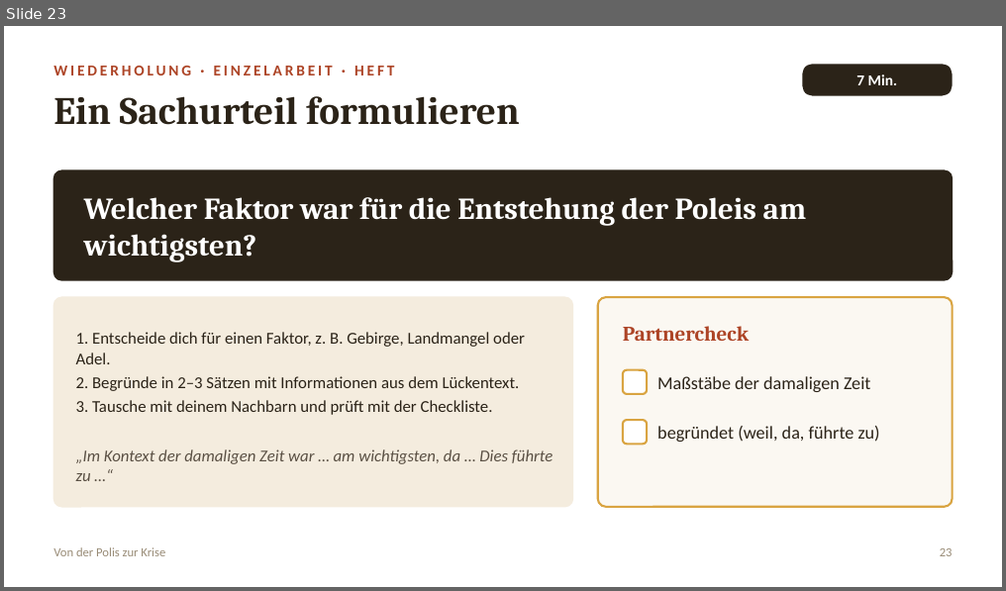
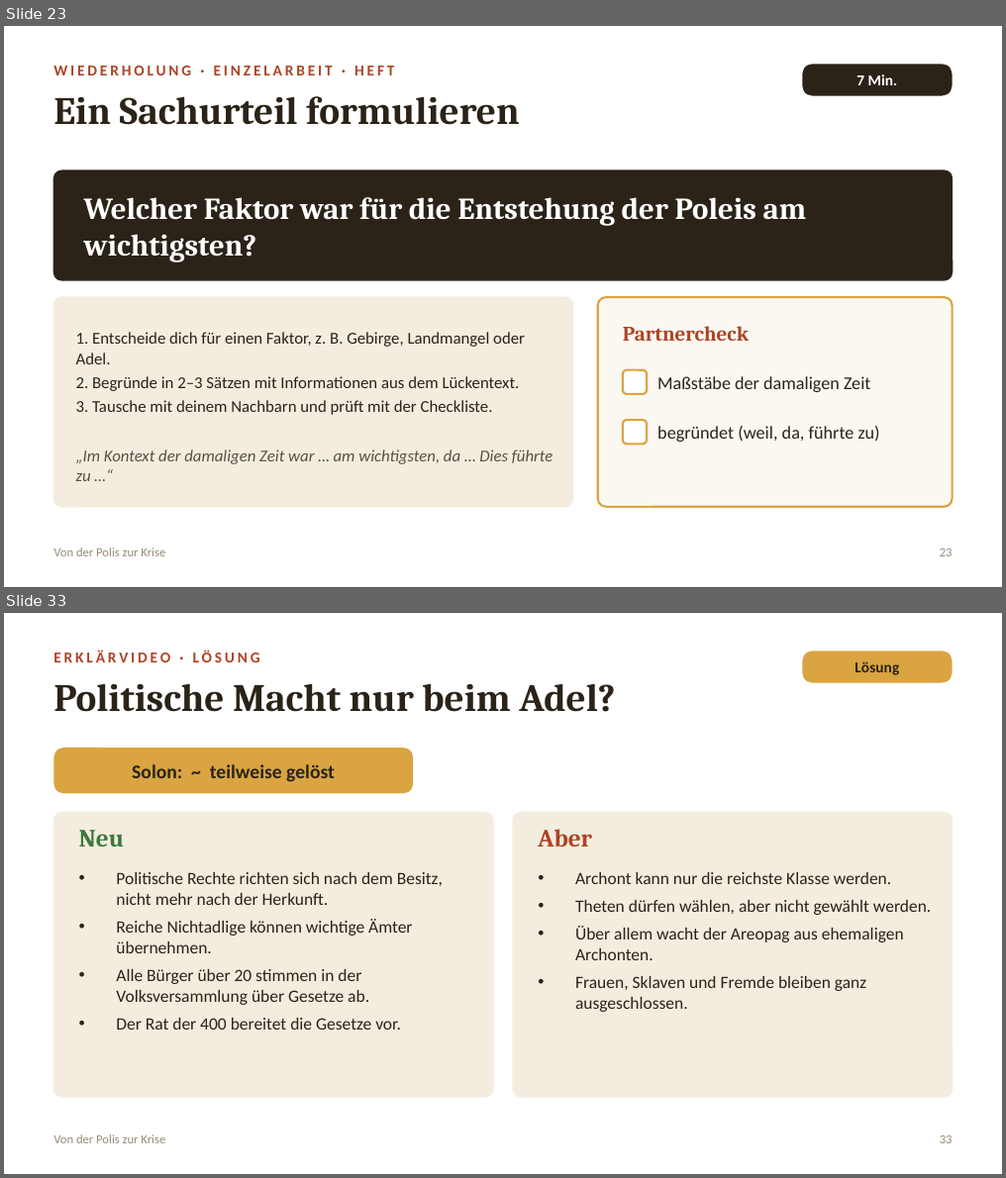
Before and after one commit to golzkonstantin-gif/Schule, a slide deck: Geschichte_11/Doppelstunde_Solon/Folien_Doppelstunde_Drakon_Solon.pptx. Shown one above the other, each under a label of ours: slide 23 before the commit, slides 23 and 33 after it; the slides between them are not shown. The pictures are 1006x591 and 1006x1178 pixels, drawn with LibreOffice and Linux fonts; fonts in the diff are those of the drawing. Boxes give left, top, right and bottom in pixels: in the first picture for what was removed or moved away, otherwise in the second. Text is boxed around its words. In the diff, an @@ line names an element or a change of style, - is before the commit and + after.

```diff
--- a/Geschichte_11/Doppelstunde_Solon/Folien_Doppelstunde_Drakon_Solon.pptx
+++ b/Geschichte_11/Doppelstunde_Solon/Folien_Doppelstunde_Drakon_Solon.pptx
@@ slide 33 added at (4, 613, 1002, 1174), background #FFFFFF @@
@@ text added at (54, 650, 260, 663), 11 pt, text #AD4426, bold @@
+ERKLÄRVIDEO · LÖSUNG
@@ rounded rectangle added at (802, 651, 952, 683), fill #D9A441, 11 pt, text #2B2318, bold @@
+Lösung
@@ text added at (54, 683, 615, 712), 28 pt, text #2B2318, bold @@
+Politische Macht nur beim Adel?
@@ rounded rectangle added at (54, 748, 413, 793), fill #D9A441, 14 pt, text #2B2318, bold @@
+Solon: ~ teilweise gelöst
@@ rounded rectangle added at (54, 813, 493, 1097), fill #F4ECDE, outline #F4ECDE 1 pt @@
@@ rounded rectangle added at (513, 813, 952, 1097), fill #F4ECDE, outline #F4ECDE 1 pt @@
@@ text added at (79, 830, 125, 847), 18 pt, text #3C783C, bold @@
+Neu
@@ text added at (538, 829, 592, 847), 18 pt, text #AD4426, bold @@
+Aber
@@ text added at (116, 872, 443, 1030), 12.5 pt, text #2B2318 @@
+• Politische Rechte richten sich nach dem Besitz, nicht mehr nach der Herkunft.
+• Reiche Nichtadlige können wichtige Ämter übernehmen.
+• Alle Bürger über 20 stimmen in der Volksversammlung über Gesetze ab.
+• Der Rat der 400 bereitet die Gesetze vor.
@@ text added at (575, 872, 931, 1012), 12.5 pt, text #2B2318 @@
+• Archont kann nur die reichste Klasse werden.
+• Theten dürfen wählen, aber nicht gewählt werden.
+• Über allem wacht der Areopag aus ehemaligen Archonten.
+• Frauen, Sklaven und Fremde bleiben ganz ausgeschlossen.
@@ text added at (54, 1135, 165, 1144), 9 pt, text #998C77 @@
+Von der Polis zur Krise
@@ text added at (940, 1136, 952, 1144), 9 pt, text #998C77 @@
+33
```
Also in this commit, not shown: 9 slides changed, 5 other slides added.
